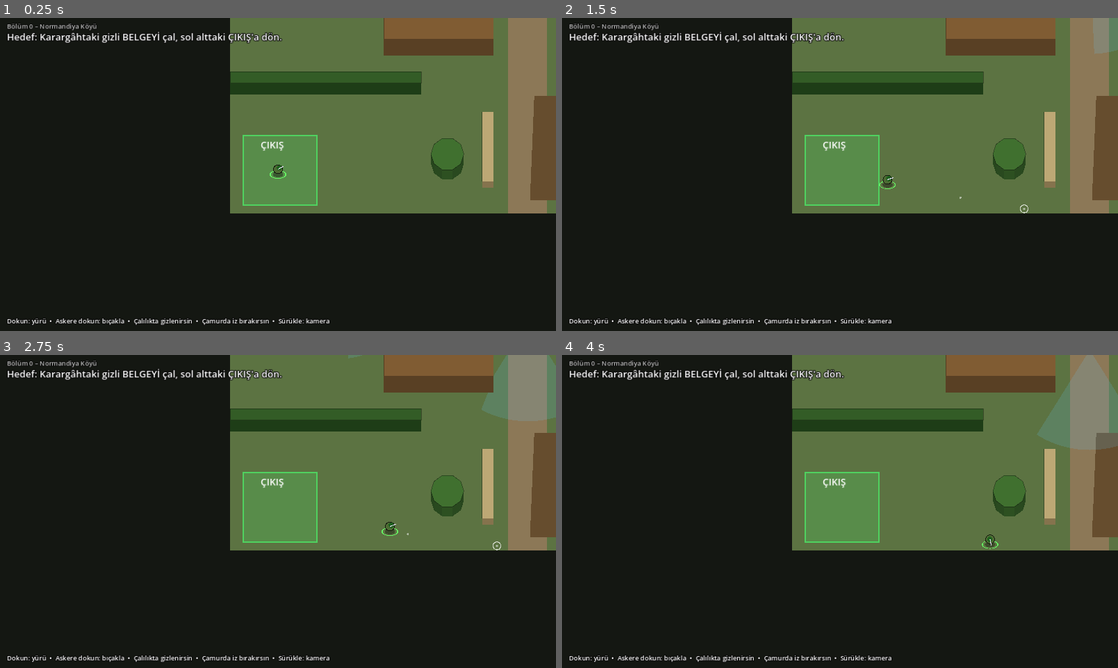
Above: before the commit, frames 1-4 (two rows, left to right).
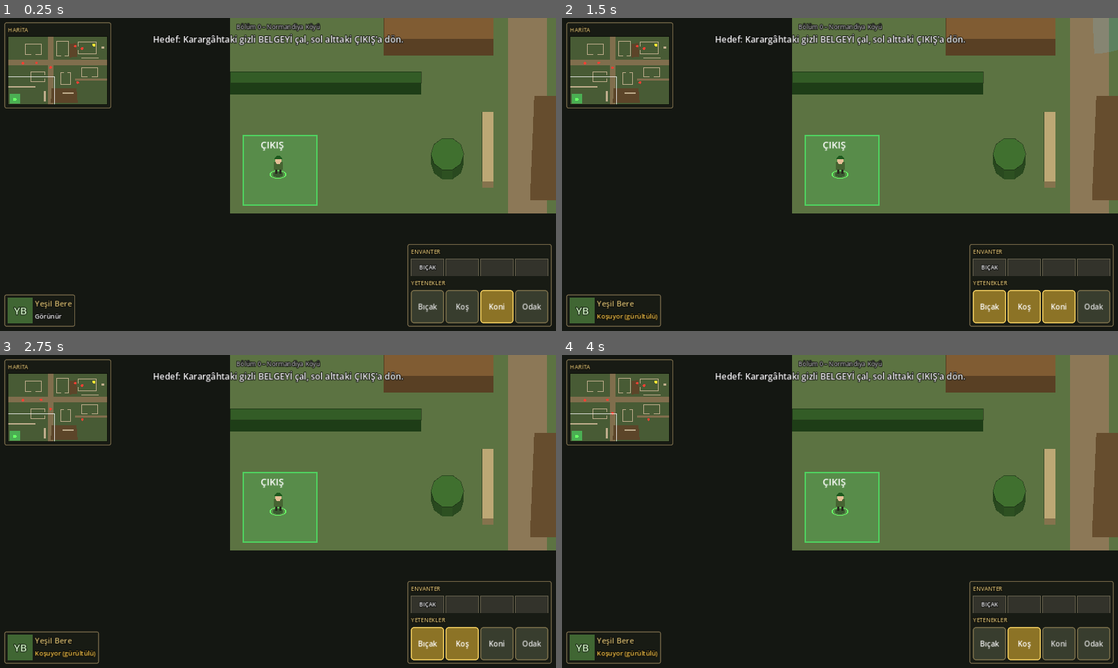
Above: after the commit, the same moments.

Repository: malisah61/komando
Game: Godot game, scene res://scenes/main.tscn
The game is run twice, just before and just after one commit, with the same random seed, the same clock (stepped at 60 frames per second) and the same inputs.
Inputs (mouse positions are in pixels of both pictures, inside the frame that each line leads up to):
- Up to frame 1 (0.25 s): no input
- Up to frame 2 (1.5 s): click (990, 305) at 0.5 s, where only the run after the commit has a clickable "Bıçak"; click (1023, 305) at 1.25 s, where only the run after the commit has a clickable "Koş"
- Up to frame 3 (2.75 s): click (494, 642) at 2 s, where only the run after the commit has a clickable "Koni"
- Up to frame 4 (4 s): click (1095, 642) at 2.75 s, where only the run after the commit has a clickable "Odak"; click (990, 642) at 3.5 s, where only the run after the commit has a clickable "Bıçak"

The runs differ from the first frame. In frame 1, 11% of the frame differs, in the area x 0-100%, y 1-99%; in frame 2, 11%; in frame 3, 14%; in frame 4, 14%, in the area x 0-100%, y 0-99%.

Commit message:
Sprite sheet otomatik tanımlama (4x4/32px, idle-walk-action-death) + Commandos tarzı duyarlı HUD (minimap, envanter, yetenekler)
Co-Authored-By: Claude Opus 5.5 <noreply@anthropic.com>
Claude-Session: https://claude.ai/code/session_01YPoiBXcAt8Xd54TUtKXNkj

Diff:
--- a/scripts/commando.gd
+++ b/scripts/commando.gd
@@ -1,5 +1,8 @@
 extends CharacterBody2D
 ## Oyuncu komandosu (Yesil Bere). NavigationAgent2D ile tikla-yuru, bicakla.
+
+const SpriteSheet = preload("res://scripts/sprite_sheet.gd")
+const SHEET := "res://assets/sprites/commandos_sprite_sheet.png"
 
 @export var speed: float = 120.0
 
@@ -10,6 +13,8 @@
 var target_guard = null
 var _repath := 0.0
 var _step := 0.0
+var sprite: AnimatedSprite2D      # sprite sheet varsa dolu, yoksa sekillerle cizilir
+var run := false                  # HUD'daki Kos dugmesi
 
 
 func _ready() -> void:
@@ -26,6 +31,7 @@
 	navigation_agent.target_desired_distance = 4.0
 	navigation_agent.radius = 10.0
 	add_child(navigation_agent)
+	sprite = SpriteSheet.attach(self, SHEET)
 
 
 func nav_ready() -> bool:
@@ -54,6 +60,7 @@
 		elif global_position.distance_to(target_guard.global_position) < 30.0:
 			target_guard.kill()
 			target_guard = null
+			_play(&"action", true)
 			navigation_agent.target_position = global_position
 		else:
 			_repath -= delta
@@ -63,13 +70,15 @@
 
 	if navigation_agent.is_navigation_finished():
 		velocity = Vector2.ZERO
+		_play(&"idle")
 		queue_redraw()
 		return
 
 	var current_agent_position: Vector2 = global_position
 	var next_path_position: Vector2 = navigation_agent.get_next_path_position()
 	var direction: Vector2 = current_agent_position.direction_to(next_path_position)
-	velocity = direction * speed
+	velocity = direction * speed * (1.6 if run else 1.0)
+	_play(&"walk")
 	facing = lerp_angle(facing, direction.angle(), minf(1.0, delta * 12.0))
 	var before := global_position
 	move_and_slide()
@@ -81,6 +90,17 @@
 		if main.level.leaves_footprints(global_position):
 			main.level.add_footprint(global_position, facing)
 	queue_redraw()
+
+
+func _play(anim: StringName, force := false) -> void:
+	if sprite == null or not sprite.sprite_frames.has_animation(anim):
+		return
+	# tek seferlik animasyon (bicak) bitene kadar bozma
+	if not force and sprite.animation == &"action" and sprite.is_playing():
+		return
+	if sprite.animation != anim or force:
+		sprite.play(anim)
+	sprite.flip_h = cos(facing) < 0.0
 
 
 func is_hidden() -> bool:
@@ -101,6 +121,11 @@
 	draw_circle(Vector2.ZERO, 12, Color(0, 0, 0, 0.35))
 	draw_arc(Vector2.ZERO, 18, 0, TAU, 28, Color(0.4, 1, 0.4, 0.9), 2.5)
 	draw_set_transform(Vector2.ZERO, 0.0, Vector2.ONE)
+	if sprite != null:
+		sprite.modulate = Color(1, 0.6, 0.6) if not alive else (Color(1, 1, 1, 0.6) if is_hidden() else Color.WHITE)
+		if is_hidden():
+			draw_string(ThemeDB.fallback_font, Vector2(-22, -48), "gizli", HORIZONTAL_ALIGNMENT_LEFT, -1, 13, Color(0.7, 1, 0.7))
+		return
 	# govde (ayaklar orijinde, govde yukarida)
 	var body := Vector2(0, -12)
 	var col := Color(0.3, 0.42, 0.2) if alive else Color(0.55, 0.2, 0.2)
--- a/scripts/cone_layer.gd
+++ b/scripts/cone_layer.gd
@@ -6,6 +6,9 @@
 
 
 func _draw() -> void:
+	var main = get_parent()
+	if main.hud != null and not main.hud.show_cones:
+		return
 	for g in get_tree().get_nodes_in_group("guards"):
 		if g.alive and g.cone.size() >= 3:
 			draw_colored_polygon(g.cone, g.cone_color())
--- a/scripts/guard.gd
+++ b/scripts/guard.gd
@@ -2,6 +2,8 @@
 ## Dusman askeri. Durumlar: devriye -> suphe -> arastirma -> arama -> geri donus.
 ## Kademeli tespit metresi, ?/! geri bildirimi, ceset ve ayak izi fark etme.
 
+const SpriteSheet = preload("res://scripts/sprite_sheet.gd")
+const SHEET := "res://assets/sprites/enemy_sprite_sheet.png"
 const VIEW_RANGE := 230.0
 const VIEW_HALF := 0.56          # ~32 derece
 const RAYS := 30
@@ -24,6 +26,7 @@
 var _cone_t := 0.0
 var _scan_t := 0.0
 var _ready_nav := false
+var sprite: AnimatedSprite2D
 
 
 func _ready() -> void:
@@ -40,6 +43,7 @@
 	navigation_agent.target_desired_distance = 4.0
 	navigation_agent.radius = 10.0
 	add_child(navigation_agent)
+	sprite = SpriteSheet.attach(self, SHEET)
 	base_facing = facing
 	# navigasyon haritasi ilk fizik karesinden sonra hazir olur
 	await get_tree().physics_frame
@@ -59,6 +63,11 @@
 	if not main.game_over and _ready_nav:
 		_think(delta)
 		_watch(delta)
+	if sprite != null:
+		var anim := &"walk" if velocity.length() > 1.0 else &"idle"
+		if sprite.animation != anim and sprite.sprite_frames.has_animation(anim):
+			sprite.play(anim)
+		sprite.flip_h = cos(facing) < 0.0
 	_cone_t -= delta
 	if _cone_t <= 0.0:
 		_cone_t = 0.06
@@ -158,6 +167,11 @@
 	if _scan_t > 0.0:
 		return
 	_scan_t = 0.25
+	# kosan komandonun ayak sesi (duvar arkasindan da duyulur, ama yakindan)
+	if c.alive and c.run and c.velocity.length() > 1.0 and (state == &"patrol" or state == &"search"):
+		if global_position.distance_to(c.global_position) < 150.0:
+			_set_investigate(c.global_position)
+			return
 	# ceset
 	for g in get_tree().get_nodes_in_group("guards"):
 		if g != self and not g.alive and not g.discovered and can_see(g.global_position):
@@ -190,6 +204,8 @@
 	suspicion = 0.0
 	cone.clear()
 	velocity = Vector2.ZERO
+	if sprite != null and sprite.sprite_frames.has_animation(&"death"):
+		sprite.play(&"death")
 	# ceset hareketi engellemesin
 	collision_layer = 0
 	for ch in get_children():
@@ -210,7 +226,11 @@
 
 # ---------------- Cizim ----------------
 func _draw() -> void:
+	if not alive and sprite != null and sprite.sprite_frames.has_animation(&"death"):
+		return
 	if not alive:
+		if sprite != null:
+			sprite.visible = false
 		draw_set_transform(Vector2.ZERO, facing, Vector2.ONE)
 		draw_rect(Rect2(-14, -7, 28, 14), Color(0.32, 0.34, 0.3))
 		draw_circle(Vector2(13, 0), 6, Color(0.25, 0.27, 0.23))
@@ -221,10 +241,17 @@
 	draw_circle(Vector2.ZERO, 12, Color(0, 0, 0, 0.35))
 	draw_set_transform(Vector2.ZERO, 0.0, Vector2.ONE)
 	var body := Vector2(0, -12)
+	if sprite != null:
+		_draw_alert(Vector2(0, -36))
+		return
 	draw_circle(body, 11, Color(0.12, 0.13, 0.1))
 	draw_circle(body, 9.5, Color(0.45, 0.48, 0.4))                                     # feldgrau
 	draw_circle(body + Vector2.from_angle(facing) * 3 + Vector2(0, -3), 6.5, Color(0.3, 0.33, 0.28))  # kask
 	draw_line(body, body + Vector2.from_angle(facing + 0.4) * 17, Color(0.2, 0.15, 0.1), 3.0)          # tufek
+	_draw_alert(body)
+
+
+func _draw_alert(body: Vector2) -> void:
 	var font := ThemeDB.fallback_font
 	if suspicion > 0.0:
 		draw_arc(body + Vector2(0, -24), 8, -PI / 2, -PI / 2 + TAU * minf(suspicion, 1.0), 20, Color(1, 0.8, 0.2), 3.0)
--- /dev/null
+++ b/scripts/hud.gd
@@ -0,0 +1,238 @@
+extends CanvasLayer
+## Commandos tarzi taktik HUD.
+## Sol ust: mini harita · Ust orta: gorev · Sol alt: komando portresi
+## Sag alt: envanter + ozel yetenek butonlari · Orta: sonuc mesaji
+## Tum parcalar capa (anchor) ile kenarlara yapisir: telefon ve PC'de ayni duzen.
+
+const Minimap = preload("res://scripts/minimap.gd")
+
+const BTN := 76          # dokunmatik icin en az ~10 mm
+const PANEL_BG := Color(0.1, 0.11, 0.08, 0.82)
+const ACCENT := Color(0.85, 0.75, 0.45)
+
+var main
+var knife_mode := false
+var show_cones := true
+
+var goal_label: Label
+var alert_label: Label
+var status_label: Label
+var msg_label: Label
+var restart_btn: Button
+var knife_btn: Button
+var run_btn: Button
+var cone_btn: Button
+var slots: Array[Label] = []
+
+
+func _ready() -> void:
+	var root := Control.new()
+	root.set_anchors_preset(Control.PRESET_FULL_RECT)
+	root.mouse_filter = Control.MOUSE_FILTER_IGNORE
+	add_child(root)
+
+	# --- sol ust: mini harita ---
+	var mm_panel := _panel()
+	mm_panel.set_anchors_preset(Control.PRESET_TOP_LEFT)
+	mm_panel.position = Vector2(10, 10)
+	root.add_child(mm_panel)
+	var mm_box := VBoxContainer.new()
+	mm_panel.add_child(mm_box)
+	mm_box.add_child(_label("HARİTA", 13, ACCENT))
+	var mm = Minimap.new()
+	mm.main = main
+	var k: float = 230.0 / main.level.size.x
+	mm.custom_minimum_size = main.level.size * k
+	mm_box.add_child(mm)
+
+	# --- ust orta: gorev ---
+	var top := VBoxContainer.new()
+	top.set_anchors_preset(Control.PRESET_CENTER_TOP)
+	top.grow_horizontal = Control.GROW_DIRECTION_BOTH
+	top.position.y = 10
+	top.mouse_filter = Control.MOUSE_FILTER_IGNORE
+	root.add_child(top)
+	var title := _label(main.level.data.get("name", ""), 14, Color(1, 1, 1, 0.7))
+	title.horizontal_alignment = HORIZONTAL_ALIGNMENT_CENTER
+	top.add_child(title)
+	goal_label = _label("Hedef: " + main.level.data.get("brief", ""), 20)
+	goal_label.horizontal_alignment = HORIZONTAL_ALIGNMENT_CENTER
+	top.add_child(goal_label)
+	alert_label = _label("", 18, Color(1, 0.5, 0.3))
+	alert_label.horizontal_alignment = HORIZONTAL_ALIGNMENT_CENTER
+	alert_label.visible = false
+	top.add_child(alert_label)
+
+	# --- sol alt: portre ---
+	var por := _panel()
+	por.set_anchors_preset(Control.PRESET_BOTTOM_LEFT)
+	por.grow_vertical = Control.GROW_DIRECTION_BEGIN
+	por.position = Vector2(10, -10)
+	root.add_child(por)
+	var por_row := HBoxContainer.new()
+	por.add_child(por_row)
+	var face := ColorRect.new()
+	face.color = Color(0.25, 0.4, 0.2)
+	face.custom_minimum_size = Vector2(58, 58)
+	face.mouse_filter = Control.MOUSE_FILTER_IGNORE
+	var beret := _label("YB", 24, Color(0.85, 1, 0.8))
+	beret.set_anchors_preset(Control.PRESET_CENTER)
+	beret.grow_horizontal = Control.GROW_DIRECTION_BOTH
+	beret.grow_vertical = Control.GROW_DIRECTION_BOTH
+	face.add_child(beret)
+	por_row.add_child(face)
+	var por_txt := VBoxContainer.new()
+	por_row.add_child(por_txt)
+	por_txt.add_child(_label("Yeşil Bere", 18, ACCENT))
+	status_label = _label("Görünür", 15)
+	por_txt.add_child(status_label)
+
+	# --- sag alt: envanter + yetenekler ---
+	var br := _panel()
+	br.set_anchors_preset(Control.PRESET_BOTTOM_RIGHT)
+	br.grow_horizontal = Control.GROW_DIRECTION_BEGIN
+	br.grow_vertical = Control.GROW_DIRECTION_BEGIN
+	br.position = Vector2(-10, -10)
+	root.add_child(br)
+	var br_box := VBoxContainer.new()
+	br_box.add_theme_constant_override("separation", 6)
+	br.add_child(br_box)
+	br_box.add_child(_label("ENVANTER", 13, ACCENT))
+	var inv := HBoxContainer.new()
+	br_box.add_child(inv)
+	for i in 4:
+		var slot := _label("", 13)
+		slot.custom_minimum_size = Vector2(BTN, 40)
+		slot.horizontal_alignment = HORIZONTAL_ALIGNMENT_CENTER
+		slot.vertical_alignment = VERTICAL_ALIGNMENT_CENTER
+		var bg := StyleBoxFlat.new()
+		bg.bg_color = Color(0.2, 0.2, 0.17)
+		bg.border_color = Color(0.4, 0.38, 0.3)
+		bg.set_border_width_all(1)
+		slot.add_theme_stylebox_override("normal", bg)
+		inv.add_child(slot)
+		slots.append(slot)
+	slots[0].text = "BIÇAK"
+	br_box.add_child(_label("YETENEKLER", 13, ACCENT))
+	var abil := HBoxContainer.new()
+	br_box.add_child(abil)
+	knife_btn = _button("Bıçak", true)
+	knife_btn.toggled.connect(func(on): knife_mode = on)
+	abil.add_child(knife_btn)
+	run_btn = _button("Koş", true)
+	run_btn.toggled.connect(func(on): main.commando.run = on)
+	abil.add_child(run_btn)
+	cone_btn = _button("Koni", true)
+	cone_btn.button_pressed = true
+	cone_btn.toggled.connect(func(on): show_cones = on)
+	abil.add_child(cone_btn)
+	var center_btn := _button("Odak", false)
+	center_btn.pressed.connect(func(): main.cam.position = main.commando.global_position)
+	abil.add_child(center_btn)
+
+	# --- orta: sonuc ---
+	var mid := VBoxContainer.new()
+	mid.set_anchors_preset(Control.PRESET_CENTER)
+	mid.grow_horizontal = Control.GROW_DIRECTION_BOTH
+	mid.grow_vertical = Control.GROW_DIRECTION_BOTH
+	mid.alignment = BoxContainer.ALIGNMENT_CENTER
+	root.add_child(mid)
+	msg_label = _label("", 56)
+	msg_label.horizontal_alignment = HORIZONTAL_ALIGNMENT_CENTER
+	msg_label.visible = false
+	mid.add_child(msg_label)
+	restart_btn = Button.new()
+	restart_btn.text = "  Yeniden Başla  "
+	restart_btn.add_theme_font_size_override("font_size", 30)
+	restart_btn.size_flags_horizontal = Control.SIZE_SHRINK_CENTER
+	restart_btn.visible = false
+	restart_btn.pressed.connect(func(): get_tree().reload_current_scene())
+	mid.add_child(restart_btn)
+
+
+func _process(_delta: float) -> void:
+	var c = main.commando
+	if c == null:
+		return
+	if not c.alive:
+		status_label.text = "Yakalandı"
+		status_label.add_theme_color_override("font_color", Color(1, 0.4, 0.3))
+	elif c.is_hidden():
+		status_label.text = "Gizli (çalılıkta)"
+		status_label.add_theme_color_override("font_color", Color(0.6, 1, 0.6))
+	else:
+		var watched := false
+		for g in get_tree().get_nodes_in_group("guards"):
+			if g.alive and g.suspicion > 0.0:
+				watched = true
+		status_label.text = "Fark ediliyor!" if watched else ("Koşuyor (gürültülü)" if c.run else "Görünür")
+		status_label.add_theme_color_override("font_color", Color(1, 0.8, 0.3) if watched or c.run else Color.WHITE)
+
+
+# ---------------- Disaridan cagrilanlar ----------------
+func on_document() -> void:
+	slots[1].text = "BELGE"
+	slots[1].add_theme_color_override("font_color", Color(1, 0.9, 0.3))
+	goal_label.text = "Belge alındı! ÇIKIŞ bölgesine dön (sol alt)"
+
+
+func set_alert(text: String) -> void:
+	alert_label.text = text
+	alert_label.visible = true
+
+
+func show_end(text: String, col: Color) -> void:
+	msg_label.text = text
+	msg_label.add_theme_color_override("font_color", col)
+	msg_label.visible = true
+	restart_btn.visible = true
+
+
+func used_knife() -> void:
+	knife_btn.button_pressed = false
+
+
+# ---------------- Yardimcilar ----------------
+func _panel() -> PanelContainer:
+	var p := PanelContainer.new()
+	var sb := StyleBoxFlat.new()
+	sb.bg_color = PANEL_BG
+	sb.border_color = Color(0.45, 0.4, 0.28)
+	sb.set_border_width_all(2)
+	sb.set_corner_radius_all(4)
+	sb.set_content_margin_all(8)
+	p.add_theme_stylebox_override("panel", sb)
+	return p
+
+
+func _label(text: String, font_size: int, col := Color.WHITE) -> Label:
+	var l := Label.new()
+	l.text = text
+	l.add_theme_font_size_override("font_size", font_size)
+	l.add_theme_color_override("font_color", col)
+	l.add_theme_constant_override("outline_size", 5)
+	l.add_theme_color_override("font_outline_color", Color.BLACK)
+	l.mouse_filter = Control.MOUSE_FILTER_IGNORE
+	return l
+
+
+func _button(text: String, toggle: bool) -> Button:
+	var b := Button.new()
+	b.text = text
+	b.toggle_mode = toggle
+	b.custom_minimum_size = Vector2(BTN, BTN)
+	b.add_theme_font_size_override("font_size", 17)
+	b.focus_mode = Control.FOCUS_NONE
+	var normal := StyleBoxFlat.new()
+	normal.bg_color = Color(0.22, 0.24, 0.18)
+	normal.border_color = Color(0.5, 0.45, 0.3)
+	normal.set_border_width_all(2)
+	normal.set_corner_radius_all(6)
+	var on := normal.duplicate()
+	on.bg_color = Color(0.55, 0.45, 0.15)
+	on.border_color = Color(1, 0.85, 0.4)
+	b.add_theme_stylebox_override("normal", normal)
+	b.add_theme_stylebox_override("hover", normal)
+	b.add_theme_stylebox_override("pressed", on)
+	b.add_theme_stylebox_override("hover_pressed", on)
+	return b
--- a/scripts/main.gd
+++ b/scripts/main.gd
@@ -5,6 +5,7 @@
 const ConeLayer = preload("res://scripts/cone_layer.gd")
 const Commando = preload("res://scripts/commando.gd")
 const Guard = preload("res://scripts/guard.gd")
+const Hud = preload("res://scripts/hud.gd")
 
 @export var level_path := "res://levels/bolum0.json"
 
@@ -22,11 +23,7 @@
 var touches := {}
 var last_pinch := 0.0
 
-# arayuz
-var goal_label: Label
-var alert_label: Label
-var msg_label: Label
-var restart_btn: Button
+var hud
 
 
 func _ready() -> void:
@@ -62,7 +59,9 @@
 	cam.position = commando.position
 	add_child(cam)
 	cam.make_current()
-	_build_ui()
+	hud = Hud.new()
+	hud.main = self
+	add_child(hud)
 
 
 # ---------------- Oyun akisi ----------------
@@ -72,7 +71,7 @@
 	if not level.document_taken and commando.global_position.distance_to(level.document_pos) < 26:
 		level.document_taken = true
 		level.queue_redraw()
-		goal_label.text = "Belge alındı! ÇIKIŞ bölgesine dön (sol alt)"
+		hud.on_document()
 	if level.document_taken and level.exit_rect.has_point(commando.global_position):
 		_end("GÖREV TAMAMLANDI", Color(0.5, 1, 0.5))
 
@@ -86,17 +85,13 @@
 
 func body_found(p: Vector2) -> void:
 	alert_level = 1
-	alert_label.text = "⚠ ALARM: Ceset bulundu! Askerler daha dikkatli."
-	alert_label.visible = true
+	hud.set_alert("ALARM: Ceset bulundu! Askerler daha dikkatli.")
 	get_tree().call_group("guards", "hear_alarm", p)
 
 
 func _end(text: String, col: Color) -> void:
 	game_over = true
-	msg_label.text = text
-	msg_label.add_theme_color_override("font_color", col)
-	msg_label.visible = true
-	restart_btn.visible = true
+	hud.show_end(text, col)
 
 
 # ---------------- Girdi ----------------
@@ -151,64 +146,12 @@
 func _tap(p: Vector2) -> void:
 	if game_over:
 		return
-	for g in get_tree().get_nodes_in_group("guards"):
-		# govde ayaklarin 12px ustunde cizildigi icin oraya da bak
-		if g.alive and (p.distance_to(g.global_position) < 26 or p.distance_to(g.global_position + Vector2(0, -12)) < 22):
-			commando.attack(g)
-			return
+	# Bicak yetenegi secili ise askere dokununca saldir (Commandos'taki gibi)
+	if hud.knife_mode:
+		for g in get_tree().get_nodes_in_group("guards"):
+			# govde ayaklarin ustunde cizildigi icin oraya da bak
+			if g.alive and (p.distance_to(g.global_position) < 28 or p.distance_to(g.global_position + Vector2(0, -16)) < 24):
+				commando.attack(g)
+				hud.used_knife()
+				return
 	commando.move_to(p)
-
-
-# ---------------- Arayuz ----------------
-func _build_ui() -> void:
-	var layer := CanvasLayer.new()
-	add_child(layer)
-
-	var title := _make_label(15)
-	title.position = Vector2(16, 8)
-	title.text = level.data.get("name", "")
-	title.modulate = Color(1, 1, 1, 0.75)
-	layer.add_child(title)
-
-	goal_label = _make_label(22)
-	goal_label.position = Vector2(16, 28)
-	goal_label.text = "Hedef: " + level.data.get("brief", "")
-	layer.add_child(goal_label)
-
-	alert_label = _make_label(20)
-	alert_label.position = Vector2(16, 60)
-	alert_label.add_theme_color_override("font_color", Color(1, 0.55, 0.3))
-	alert_label.visible = false
-	layer.add_child(alert_label)
-
-	var hint := _make_label(15)
-	hint.text = "Dokun: yürü  •  Askere dokun: bıçakla  •  Çalılıkta gizlenirsin  •  Çamurda iz bırakırsın  •  Sürükle: kamera"
-	hint.set_anchors_preset(Control.PRESET_BOTTOM_LEFT)
-	hint.position = Vector2(16, -34)
-	layer.add_child(hint)
-
-	msg_label = _make_label(56)
-	msg_label.set_anchors_preset(Control.PRESET_CENTER)
-	msg_label.horizontal_alignment = HORIZONTAL_ALIGNMENT_CENTER
-	msg_label.grow_horizontal = Control.GROW_DIRECTION_BOTH
-	msg_label.position.y -= 80
-	msg_label.visible = false
-	layer.add_child(msg_label)
-
-	restart_btn = Button.new()
-	restart_btn.text = "  Yeniden Başla  "
-	restart_btn.add_theme_font_size_override("font_size", 30)
-	restart_btn.set_anchors_preset(Control.PRESET_CENTER)
-	restart_btn.grow_horizontal = Control.GROW_DIRECTION_BOTH
-	restart_btn.position.y += 10
-	restart_btn.visible = false
-	restart_btn.pressed.connect(func(): get_tree().reload_current_scene())
-	layer.add_child(restart_btn)
-
-
-func _make_label(font_size: int) -> Label:
-	var l := Label.new()
-	l.add_theme_font_size_override("font_size", font_size)
-	l.add_theme_constant_override("outline_size", 6)
-	l.add_theme_color_override("font_outline_color", Color.BLACK)
-	return l
--- /dev/null
+++ b/scripts/minimap.gd
@@ -0,0 +1,64 @@
+extends Control
+## Sol ustteki mini harita. Dokun / surukle: kamerayi oraya tasi.
+
+var main
+
+
+func _ready() -> void:
+	mouse_filter = Control.MOUSE_FILTER_STOP
+	clip_contents = true
+
+
+func _process(_delta: float) -> void:
+	queue_redraw()
+
+
+func _gui_input(e: InputEvent) -> void:
+	var down := false
+	if e is InputEventMouseButton and e.button_index == MOUSE_BUTTON_LEFT and e.pressed:
+		down = true
+	elif e is InputEventMouseMotion and (e.button_mask & MOUSE_BUTTON_MASK_LEFT) != 0:
+		down = true
+	if down:
+		main.cam.position = (e.position / _scale()).clamp(Vector2.ZERO, main.level.size)
+		accept_event()
+
+
+func _scale() -> float:
+	var s: Vector2 = size / main.level.size
+	return minf(s.x, s.y)
+
+
+func _draw() -> void:
+	if main == null or main.level == null:
+		return
+	var lvl = main.level
+	var k := _scale()
+	draw_rect(Rect2(Vector2.ZERO, lvl.size * k), Color(0.3, 0.38, 0.22, 0.92))
+	for r in lvl.roads:
+		draw_rect(Rect2(r.position * k, r.size * k), Color(0.5, 0.43, 0.3))
+	for s in lvl.surfaces:
+		var pts := PackedVector2Array()
+		for p in s["points"]:
+			pts.append(p * k)
+		draw_colored_polygon(pts, s["color"].darkened(0.1))
+	for poly in lvl.move_polys:
+		var pts := PackedVector2Array()
+		for p in poly:
+			pts.append(p * k)
+		draw_colored_polygon(pts, Color(0.75, 0.68, 0.55))
+	draw_rect(Rect2(lvl.exit_rect.position * k, lvl.exit_rect.size * k), Color(0.3, 0.9, 0.4, 0.6))
+	if not lvl.document_taken:
+		draw_circle(lvl.document_pos * k, 3.5, Color(1, 0.9, 0.2))
+	for g in get_tree().get_nodes_in_group("guards"):
+		var col := Color(0.95, 0.25, 0.2) if g.alive else Color(0.35, 0.35, 0.35)
+		if g.alive and g.suspicion > 0.0:
+			col = Color(1, 0.85, 0.2)
+		draw_circle(g.global_position * k, 3.0, col)
+	if main.commando:
+		draw_circle(main.commando.global_position * k, 4.0, Color(0.4, 1, 0.4))
+	# kamera gorus alani
+	var vp: Vector2 = get_viewport_rect().size / main.cam.zoom
+	var r := Rect2((main.cam.position - vp / 2) * k, vp * k)
+	draw_rect(r, Color(1, 1, 1, 0.8), false, 1.5)
+	draw_rect(Rect2(Vector2.ZERO, lvl.size * k), Color(0, 0, 0, 0.8), false, 2.0)
--- /dev/null
+++ b/scripts/sprite_sheet.gd
@@ -0,0 +1,97 @@
+extends RefCounted
+## Disaridan eklenen sprite sheet'leri otomatik SpriteFrames'e cevirir.
+##
+## Varsayilan duzen (4x4 grid, her kare 32x32):
+##   satir 0 -> idle    (4 kare, dongu)
+##   satir 1 -> walk    (4 kare, dongu)
+##   satir 2 -> action  (4 kare, tek sefer: bicak / ates)
+##   satir 3 -> death   (4 kare, tek sefer)
+## Farkli bir duzen icin ayni klasore ayni adla bir .json koy, ornek:
+##   commandos_sprite_sheet.json -> {"frame": 32, "cols": 4, "fps": 8,
+##       "anims": {"idle": [0], "walk": [1], "action": [2], "death": [3]}}
+##   (dizi = satir numaralari; birden fazla satir verilirse arka arkaya eklenir)
+
+const DEFAULT_LAYOUT := {
+	"frame": 32,
+	"cols": 4,
+	"fps": 8,
+	"anims": {"idle": [0], "walk": [1], "action": [2], "death": [3]},
+	"loop": {"idle": true, "walk": true, "action": false, "death": false},
+}
+
+
+static func exists(path: String) -> bool:
+	return ResourceLoader.exists(path)
+
+
+static func build_frames(path: String) -> SpriteFrames:
+	if not ResourceLoader.exists(path):
+		return null
+	var tex: Texture2D = load(path)
+	if tex == null:
+		return null
+	var layout := DEFAULT_LAYOUT.duplicate(true)
+	var json_path := path.get_basename() + ".json"
+	if FileAccess.file_exists(json_path):
+		var parsed = JSON.parse_string(FileAccess.get_file_as_string(json_path))
+		if typeof(parsed) == TYPE_DICTIONARY:
+			layout.merge(parsed, true)
+	var fs: int = int(layout["frame"])
+	var cols: int = int(layout["cols"])
+	var rows: int = int(tex.get_height() / fs)
+	var frames := SpriteFrames.new()
+	frames.remove_animation(&"default")
+	for anim_name in layout["anims"]:
+		var anim := StringName(anim_name)
+		frames.add_animation(anim)
+		frames.set_animation_speed(anim, float(layout["fps"]))
+		frames.set_animation_loop(anim, layout["loop"].get(anim_name, true))
+		for row in layout["anims"][anim_name]:
+			if int(row) >= rows:
+				continue
+			for col in cols:
+				var at := AtlasTexture.new()
+				at.atlas = tex
+				at.region = Rect2(col * fs, int(row) * fs, fs, fs)
+				if _is_empty(tex, at.region):
+					continue
+				frames.add_frame(anim, at)
+	return frames
+
+
+static func _is_empty(tex: Texture2D, region: Rect2) -> bool:
+	## tamamen saydam kareleri atla (4'ten az kareli satirlar icin)
+	var img := tex.get_image()
+	if img == null:
+		return false
+	if img.is_compressed():
+		img.decompress()
+	var r := Rect2i(region)
+	for y in range(r.position.y, r.end.y, 2):
+		for x in range(r.position.x, r.end.x, 2):
+			if img.get_pixel(x, y).a > 0.05:
+				return false
+	return true
+
+
+static func attach(owner: Node2D, path: String, display_px: float = 44.0) -> AnimatedSprite2D:
+	## Karaktere AnimatedSprite2D ekler; ayaklar karakterin orijininde durur.
+	var frames := build_frames(path)
+	if frames == null:
+		return null
+	var spr := AnimatedSprite2D.new()
+	spr.sprite_frames = frames
+	spr.texture_filter = CanvasItem.TEXTURE_FILTER_NEAREST   # piksel art keskin kalsin
+	var fs := 32.0
+	var first: Texture2D = null
+	if frames.has_animation(&"idle") and frames.get_frame_count(&"idle") > 0:
+		first = frames.get_frame_texture(&"idle", 0)
+	if first:
+		fs = first.get_height()
+	var s := display_px / fs
+	spr.scale = Vector2(s, s)
+	spr.offset = Vector2(0, -fs * 0.5)
+	owner.add_child(spr)
+	if frames.has_animation(&"idle"):
+		spr.play(&"idle")
+	return spr
--- a/tests/shot.gd
+++ b/tests/shot.gd
@@ -22,5 +22,11 @@
 		main.cam.position = Vector2(1200, 260)
 	if frame == 90:
 		root.get_texture().get_image().save_png("/tmp/shot_hq.png")
+		main.commando.global_position = Vector2(620, 440)
+		main.commando.move_to(Vector2(900, 470))
+		main.cam.zoom = Vector2(1.6, 1.6)
+		main.cam.position = Vector2(640, 430)
+	if frame == 130:
+		root.get_texture().get_image().save_png("/tmp/shot_sprite.png")
 		quit()
 	return false
Binary file added: assets/sprites/commandos_sprite_sheet.png
Not shown, added: assets/sprites/commandos_sprite_sheet.png.import
Binary file added: assets/sprites/enemy_sprite_sheet.png
Not shown, added: assets/sprites/enemy_sprite_sheet.png.import
Not shown, changed: export_presets.cfg
